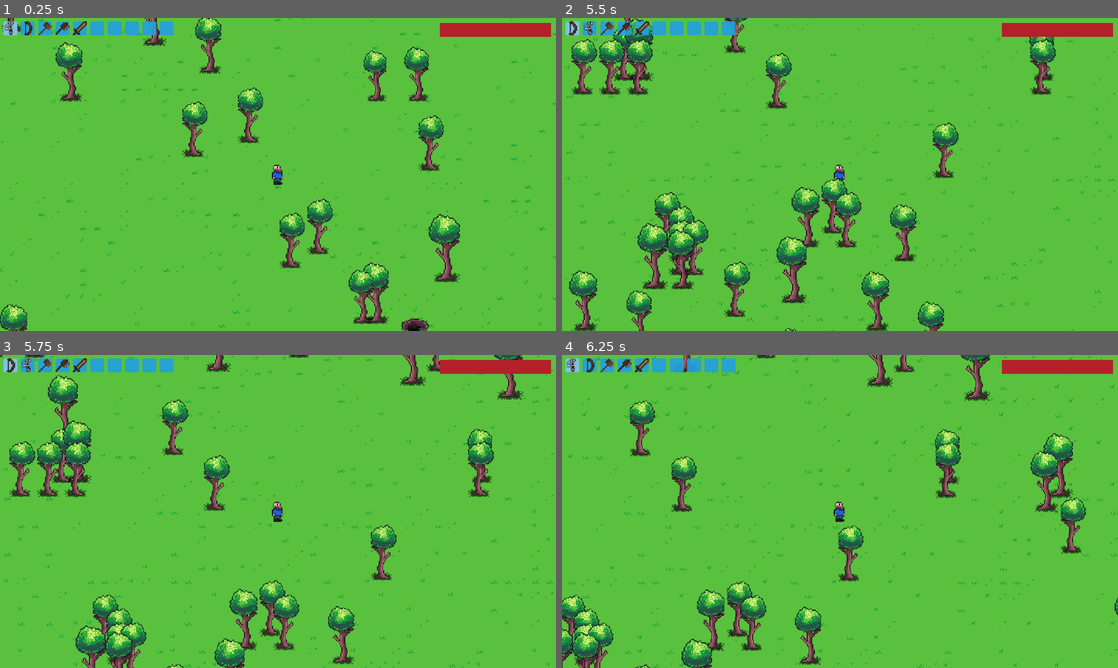
Above: before the commit, frames 1-4 (two rows, left to right).
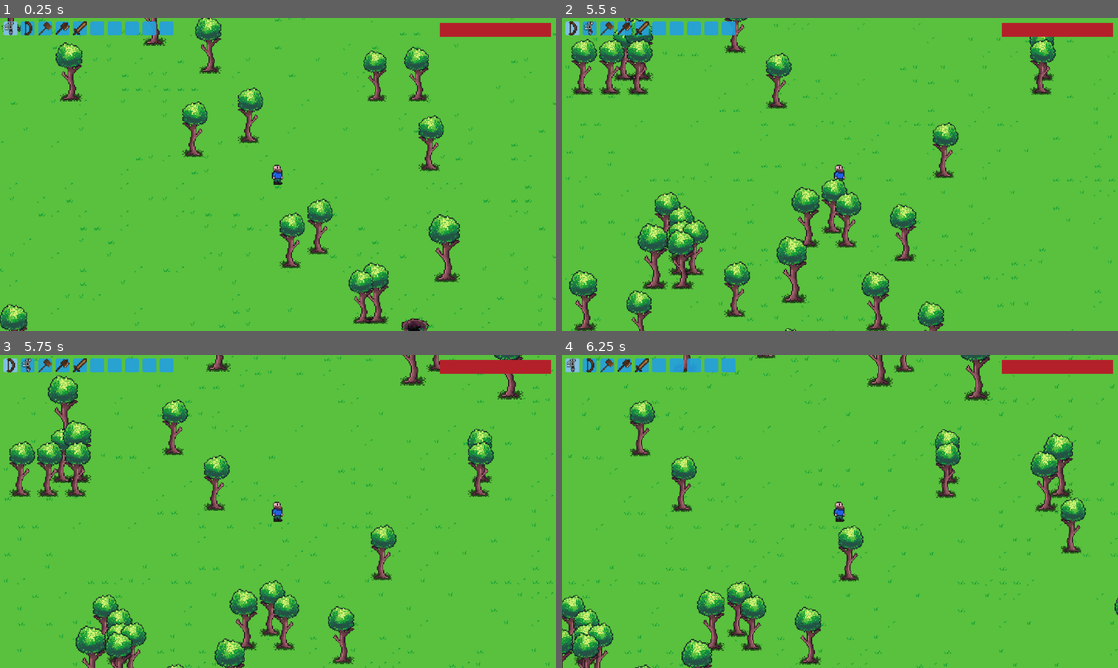
Above: after the commit, the same moments.

Repository: spsJakubSzydlowski/Evergrint
Game: Godot game, scene res://scenes/main.tscn
The game is run twice, just before and just after one commit, with the same random seed, the same clock (stepped at 60 frames per second) and the same inputs.
Inputs (mouse positions are in pixels of both pictures, inside the frame that each line leads up to):
- Up to frame 1 (0.25 s): no input
- Up to frame 2 (5.5 s): tap Enter at 0.5 s; move the mouse to (573, 27) at 0.52 s; hold Up 0.53-2.03 s; tap A (a) at 0.6, 3.05, 3.6 s; click (573, 27) at 0.67 s; tap D (d) at 0.8, 1.35, 3.8, 5.1 s; move the mouse to (589, 27) at 1.27 s; click (589, 27) at 1.42 s; tap S (s) at 1.55, 2.1, 4.55 s; move the mouse to (573, 27) at 2.02 s; hold Left 2.03-3.53 s; click (573, 27) at 2.17 s; tap W (w) at 2.3, 2.85, 5.3 s; move the mouse to (589, 27) at 2.77 s; click (589, 27) at 2.92 s; move the mouse to (573, 27) at 3.52 s; hold Down 3.53-4.28 s; click (573, 27) at 3.67 s; move the mouse to (589, 27) at 4.27 s; hold Right 4.28-5.03 s; click (589, 27) at 4.35 s; move the mouse to (573, 27) at 5.02 s; hold Up from 5.03 s (still down); click (573, 27) at 5.17 s
- Up to frame 3 (5.75 s): keep holding Up
- Up to frame 4 (6.25 s): move the mouse to (589, 364) at 5.77 s; release Up at 5.78 s; hold Right from 5.78 s (still down); tap S (s) at 5.85 s; click (589, 364) at 5.92 s; tap A (a) at 6.05 s

Frames 1-2 are identical in both runs. In frame 3, less than 0.1% of the frame differs, in the area x 0-56%, y 0-1%; in frame 4, nothing differs.

Commit message:
Disable collisions and sprites

Diff:
--- a/scripts/world_resource.gd
+++ b/scripts/world_resource.gd
@@ -1,4 +1,7 @@
 extends StaticBody2D
+
+@onready var collision: CollisionShape2D = $hurt_box/CollisionShape2D
+@onready var visible_on_screen_notifier: VisibleOnScreenNotifier2D = $VisibleOnScreenNotifier2D
 
 const TOOL_TYPE_NONE = 1
 const TOOL_TYPE_AXE = 2
@@ -72,7 +75,6 @@
 	Global.world_changes[global_position] = "removed"
 	queue_free()
 
-
 func drop_loot():
 	var table_id = resource.get("loot_ref")
 	if table_id == "" or table_id == null:
@@ -89,3 +91,15 @@
 
 			for i in range(amount):
 				DataManager.spawn_item(item_id, global_position, true)
+
+func _on_visible_on_screen_notifier_2d_screen_entered() -> void:
+	set_process(true)
+	set_physics_process(true)
+	collision.disabled = false
+	sprite.show()
+
+func _on_visible_on_screen_notifier_2d_screen_exited() -> void:
+	set_process(false)
+	set_physics_process(false)
+	collision.disabled = true
+	sprite.hide()
